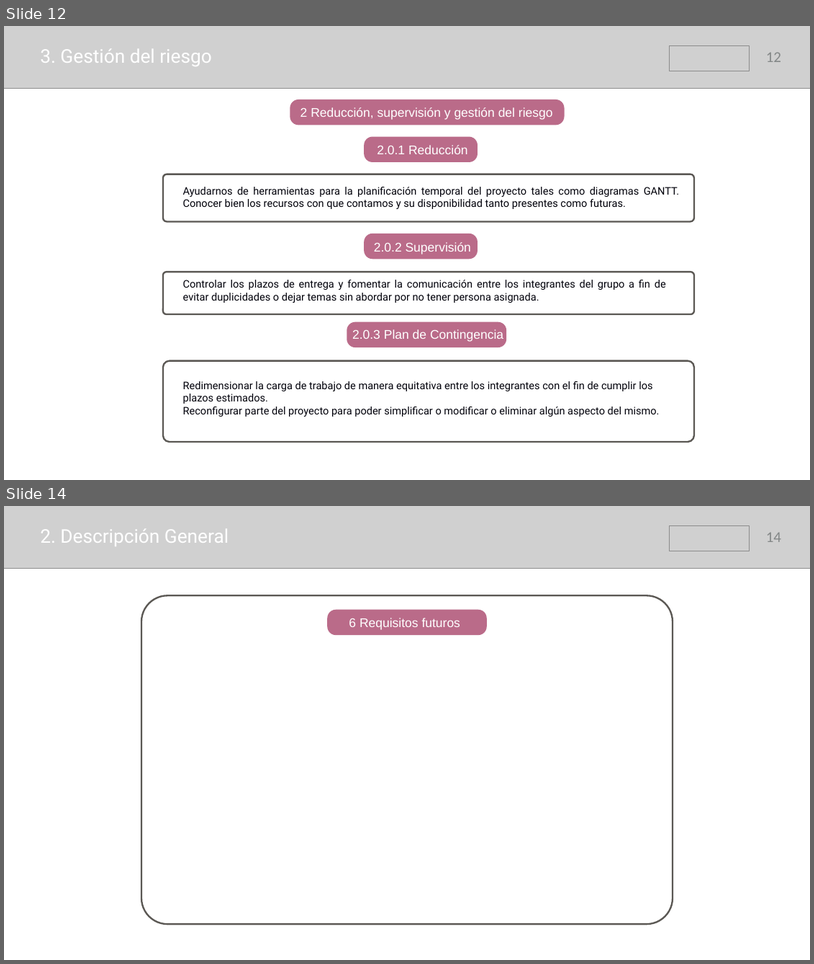
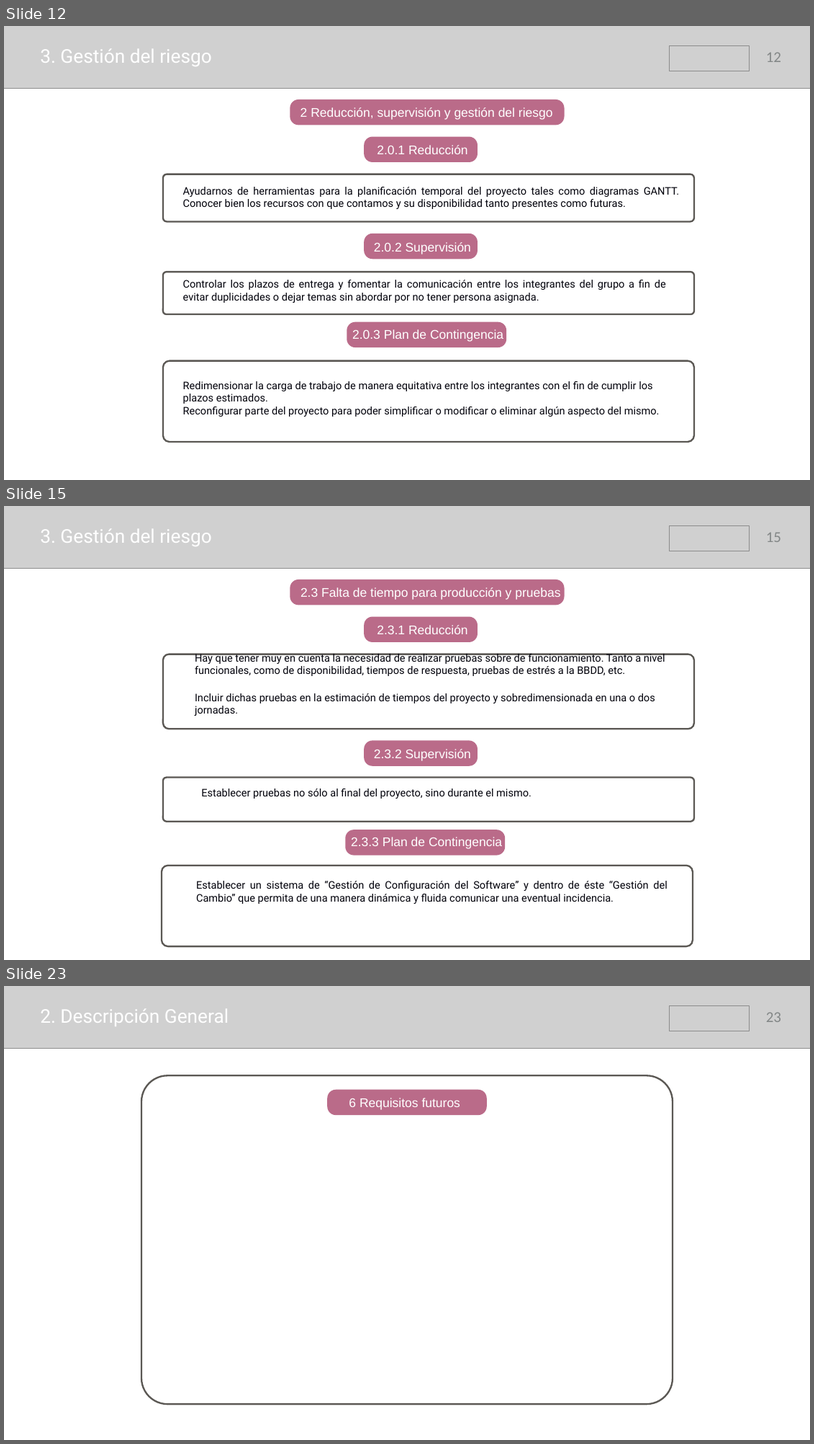
Before and after one commit to samusolo/iDoctor, a slide deck: Plan de proyecto.pptx. Shown one above the other, each under a label of ours: slides 12 and 14 before the commit, slides 12, 15 and 23 after it; the slides between them are not shown. The pictures are 814x964 and 814x1444 pixels, drawn with LibreOffice and Linux fonts; fonts in the diff are those of the drawing; grey boxes stand for pictures. Boxes give left, top, right and bottom in pixels: in the first picture for what was removed or moved away, otherwise in the second. Text is boxed around its words. In the diff, an @@ line names an element or a change of style, - is before the commit and + after.

```diff
--- a/Plan de proyecto.pptx
+++ b/Plan de proyecto.pptx
@@ slide 15 added at (4, 506, 810, 960), background #FFFFFF @@
@@ picture added at (4, 506, 810, 568) @@
@@ picture added at (669, 525, 749, 551) @@
@@ text added at (40, 529, 211, 546), 45 pt, text #FFFFFF @@
+3. Gestión del riesgo
@@ page number added at (766, 533, 782, 542), 36 pt, text #838787 @@
+15
@@ rounded rectangle added at (290, 579, 565, 605), fill #BA6B89 @@
@@ text added at (301, 587, 561, 600), 30 pt, text #FFFFFF @@
+  2.3 Falta de tiempo para producción y pruebas
@@ rounded rectangle added at (364, 617, 478, 642), fill #BA6B89 @@
@@ text added at (377, 625, 468, 634), 30 pt, text #FFFFFF @@
+  2.3.1 Reducción
@@ rounded rectangle added at (163, 654, 694, 729), outline #5B5854 4 pt @@
@@ text added at (195, 653, 666, 716), 25 pt, text #00000A @@
+Hay que tener muy en cuenta la necesidad de realizar pruebas sobre de funcionamiento. Tanto a nivel funcionales, como de disponibilidad, tiempos de respuesta, pruebas de estrés a la BBDD, etc.
+Incluir dichas pruebas en la estimación de tiempos del proyecto y sobredimensionada en una o dos jornadas.
@@ rounded rectangle added at (364, 740, 478, 766), fill #BA6B89 @@
@@ text added at (374, 749, 471, 761), 30 pt, text #FFFFFF @@
+  2.3.2 Supervisión
@@ rounded rectangle added at (163, 777, 694, 821), outline #5B5854 4 pt @@
@@ text added at (201, 788, 532, 798), 25 pt, text #00000A @@
+Establecer pruebas no sólo al final del proyecto, sino durante el mismo.
@@ rounded rectangle added at (345, 829, 505, 854), fill #BA6B89 @@
@@ text added at (351, 836, 502, 849), 30 pt, text #FFFFFF @@
+  2.3.3 Plan de Contingencia
@@ rounded rectangle added at (162, 865, 693, 946), outline #5B5854 4 pt @@
@@ text added at (196, 880, 667, 903), 25 pt, text #00000A @@
+Establecer un sistema de “Gestión de Configuración del Software” y dentro de éste “Gestión del Cambio” que permita de una manera dinámica y fluida comunicar una eventual incidencia.
@@ what was slide 14 is now slide 23 @@
@@ page number at (766, 1012, 782, 1022): text changed @@
-14
+23
```
Also in this commit, not shown: 3 slides changed, 8 other slides added.
